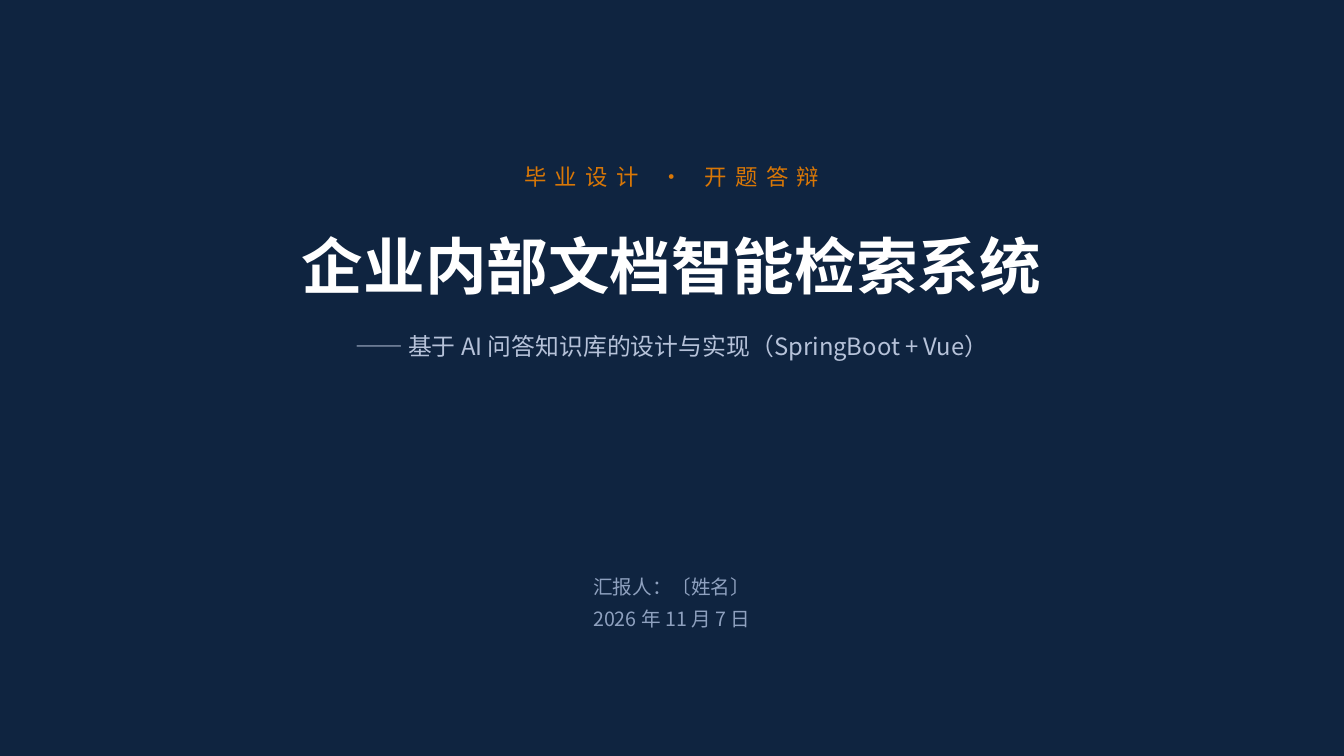
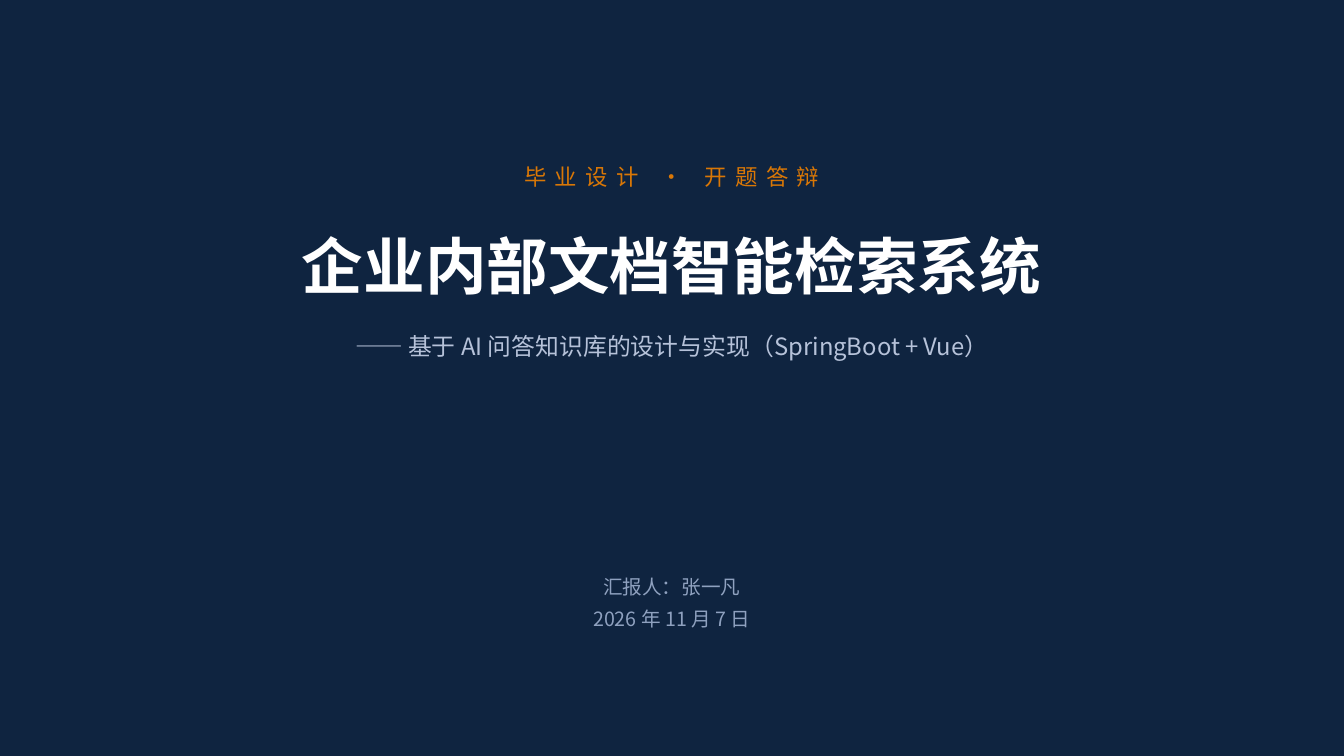
Before and after one commit to ecakeman/rag, a slide deck: slide 1 of docs/defense/开题答辩.pptx. Drawn at 1344x756 pixels with LibreOffice and Linux fonts; fonts in the diff are those of the drawing. Boxes give left, top, right and bottom in pixels: in the first picture for what was removed or moved away, otherwise in the second. Text is boxed around its words. In the diff, an @@ line names an element or a change of style, - is before the commit and + after.

```diff
--- a/docs/defense/开题答辩.pptx
+++ b/docs/defense/开题答辩.pptx
@@ text at [603,577,740,596]: text changed @@
-汇报人：〔姓名〕
+汇报人：张一凡
```
Also in this commit, not shown: 8 other slides changed, 2 slides removed, 2 other files.
